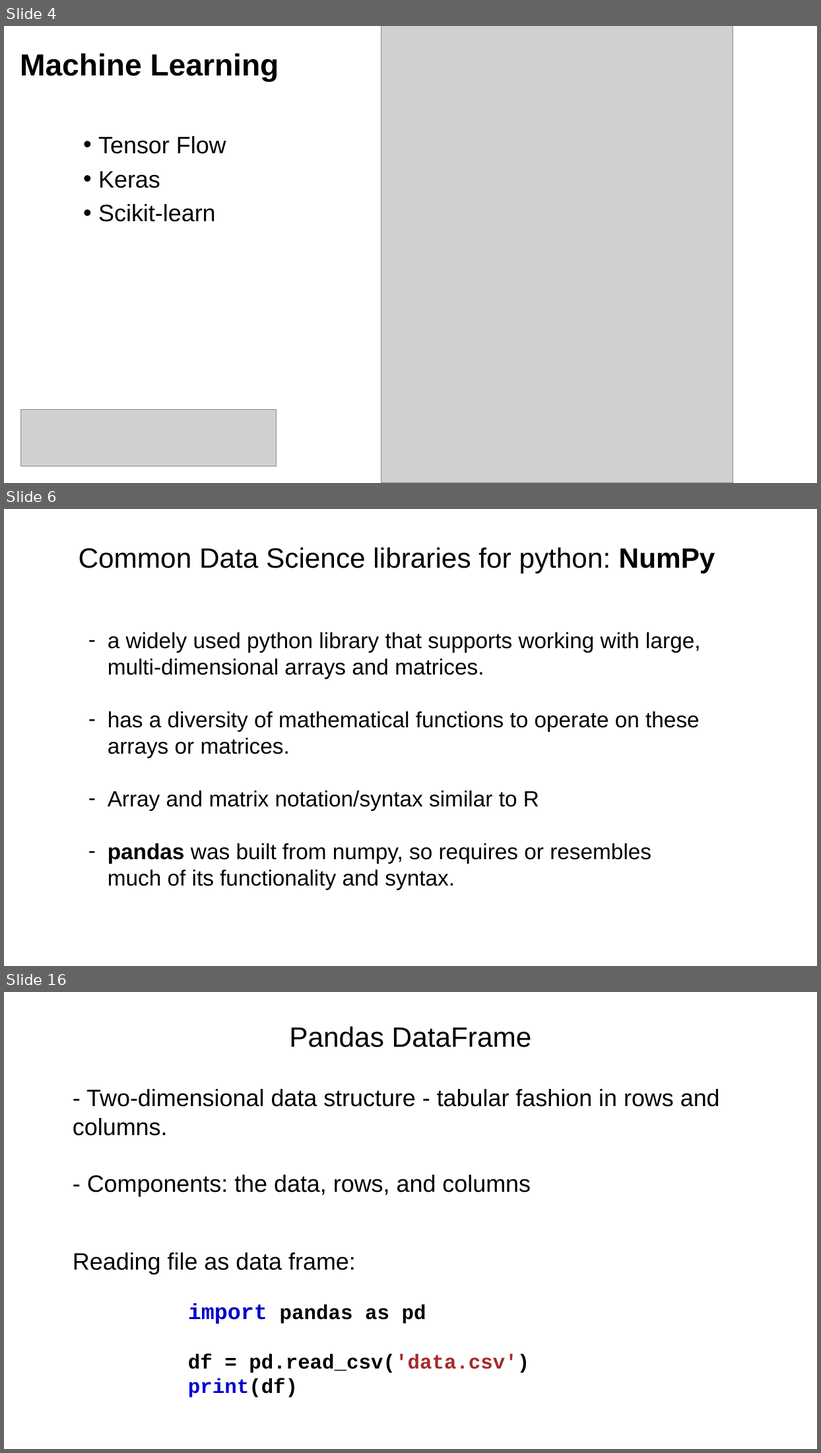
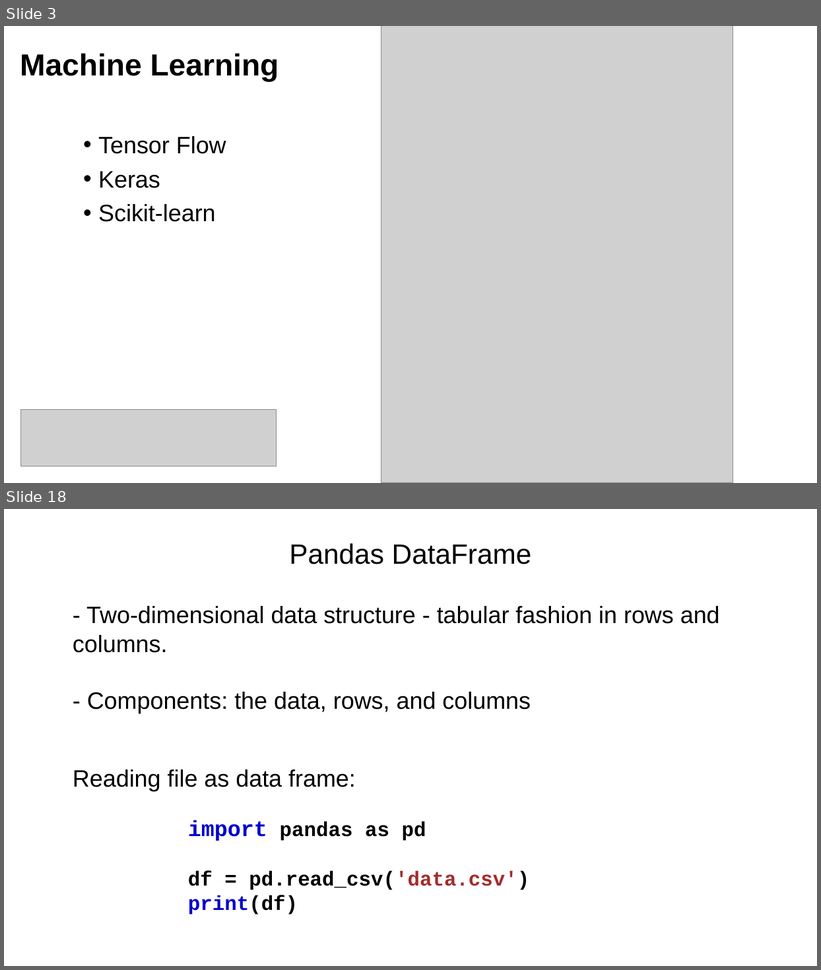
Before and after one commit to tparchman/F26_BIOL792, a slide deck: week11_python_pandas_numpyI/python11_numpy_pandas.pptx. Shown one above the other, each under a label of ours: slides 4, 6 and 16 before the commit, slides 3 and 18 after it; the slides between them are not shown. The pictures are 821x1453 and 821x970 pixels, drawn with LibreOffice and Linux fonts; fonts in the diff are those of the drawing; grey boxes stand for pictures. Boxes give left, top, right and bottom in pixels: in the first picture for what was removed or moved away, otherwise in the second. Text is boxed around its words. In the diff, an @@ line names an element or a change of style, - is before the commit and + after.

```diff
--- a/week11_python_pandas_numpyI/python11_numpy_pandas.pptx
+++ b/week11_python_pandas_numpyI/python11_numpy_pandas.pptx
@@ slide 6 removed at box(4, 509, 817, 966), background #FFFFFF @@
@@ text removed at box(79, 547, 715, 574) @@
-Common Data Science libraries for python: NumPy
@@ text removed at box(108, 632, 700, 890) @@
-– a widely used python library that supports working with large, multi-dimensional arrays and matrices.
-– has a diversity of mathematical functions to operate on these arrays or matrices.
-– Array and matrix notation/syntax similar to R
-– pandas was built from numpy, so requires or resembles much of its functionality and syntax.
@@ what was slide 4 is now slide 3 @@
@@ what was slide 16 is now slide 18 @@
```
Also in this commit, not shown: 7 slides changed, 8 slides added, 5 other slides removed, 1 other file.
